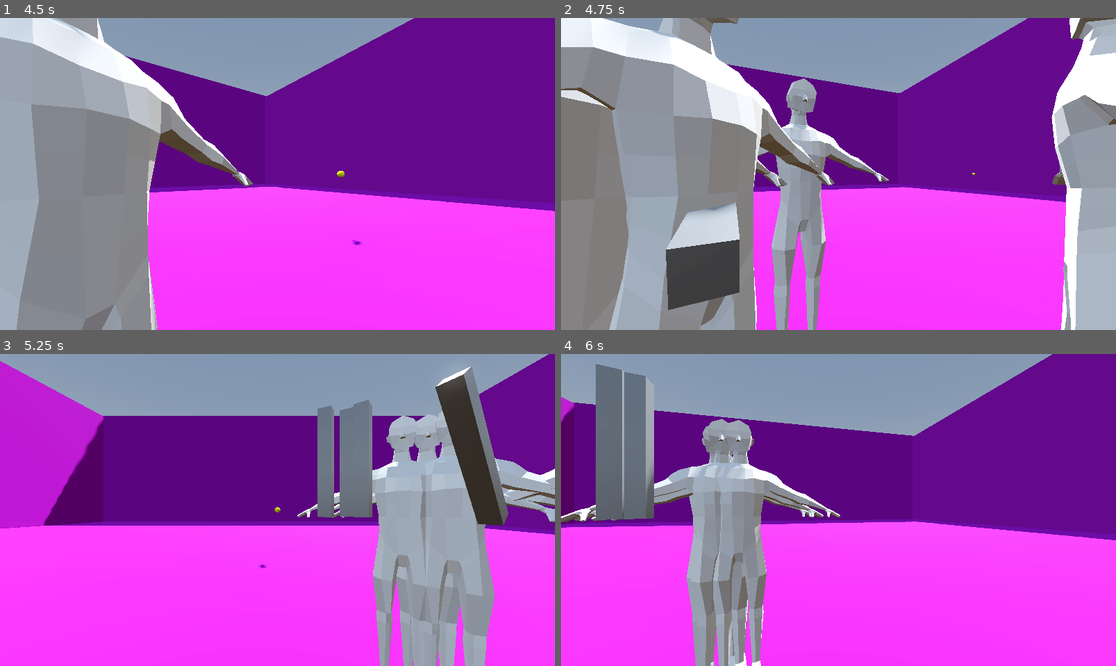
Above: before the commit, frames 1-4 (two rows, left to right).
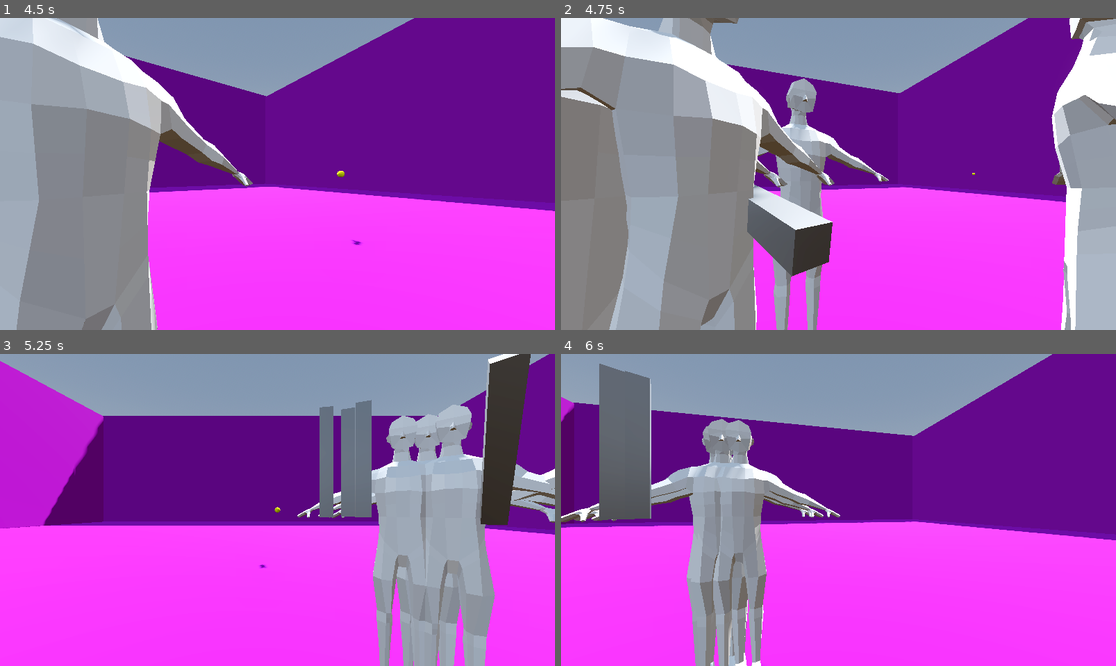
Above: after the commit, the same moments.

Repository: SeminixDev/pandora-boomer-shooter
Game: Godot game, scene res://World/world.tscn
The game is run twice, just before and just after one commit, with the same random seed, the same clock (stepped at 60 frames per second) and the same inputs.
Inputs:
- Up to frame 1 (4.5 s): tap Enter (ui_accept) at 0.5, 0.77, 1.52, 3.02, 3.77 s; hold Right (ui_right) 0.53-1.28 s; tap Z (shoot) every 0.75 s from 0.6 to 4.35 s; hold Down (ui_down) 1.28-2.03 s; hold Right (ui_right) 2.03-2.78 s; hold Up (ui_up) 2.78-3.53 s; hold Left (ui_left) from 3.53 s (still down)
- Up to frame 2 (4.75 s): keep holding Left (ui_left); tap Enter (ui_accept) at 4.52 s
- Up to frame 3 (5.25 s): release Left (ui_left) at 5.03 s; hold Down (ui_down) from 5.03 s (still down); tap Z (shoot) at 5.1 s
- Up to frame 4 (6 s): release Down (ui_down) at 5.78 s; hold Right (ui_right) from 5.78 s (still down); tap Z (shoot) at 5.85 s

Frame 1 is identical in both runs. In frame 2, 6.4% of the frame differs, in the area x 18-49%, y 53-94%; in frame 3, 5.6%; in frame 4, 1.3%.

Commit message:
Sword swings toward player

Diff:
--- a/Enemy/enemy.gd
+++ b/Enemy/enemy.gd
@@ -13,7 +13,8 @@
 
 @export_group("Dependencies")
 @onready var aggro_area: Area3D = %AggroArea
-@onready var animation_player: AnimationPlayer = $AnimationPlayer
+@onready var animation_player: AnimationPlayer = %AnimationPlayer
+@onready var sword_aim: Node3D = $SwordAim
 var target: Node3D = null
 
 # --- Common ---
@@ -72,6 +73,13 @@
 # --- Attacking ---
 
 func attack_target() -> void:
+	# Rotate the sword arm specifically to point exactly at the player's core
+	if is_instance_valid(target) and is_instance_valid(sword_aim):
+		var aim_position = target.global_position
+		aim_position.y = sword_aim.global_position.y
+		if sword_aim.global_position.distance_squared_to(aim_position) > 0.001:
+			sword_aim.look_at(aim_position, Vector3.UP)
+
 	if target is Player:
 		target.take_damage(attack_damage)
 		time_since_last_attack = 0.0
--- a/Enemy/enemy.tscn
+++ b/Enemy/enemy.tscn
@@ -5,8 +5,6 @@
 
 [sub_resource type="CylinderShape3D" id="CylinderShape3D_px1sc"]
 radius = 0.44921875
-
-[sub_resource type="SphereShape3D" id="SphereShape3D_px1sc"]
 
 [sub_resource type="BoxMesh" id="BoxMesh_sword"]
 size = Vector3(0.1, 0.8, 0.1)
@@ -19,10 +17,11 @@
 [sub_resource type="Animation" id="Animation_idle"]
 resource_name = "RESET"
 length = 0.001
+step = 0.0
 tracks/0/type = "value"
 tracks/0/imported = false
 tracks/0/enabled = true
-tracks/0/path = NodePath("SwordPivot:rotation")
+tracks/0/path = NodePath("SwordAim/SwordPivot:rotation")
 tracks/0/interp = 1
 tracks/0/loop_wrap = true
 tracks/0/keys = {
@@ -35,10 +34,11 @@
 [sub_resource type="Animation" id="Animation_swing"]
 resource_name = "attack_swing"
 length = 0.4
+step = 1.0
 tracks/0/type = "value"
 tracks/0/imported = false
 tracks/0/enabled = true
-tracks/0/path = NodePath("SwordPivot:rotation")
+tracks/0/path = NodePath("SwordAim/SwordPivot:rotation")
 tracks/0/interp = 2
 tracks/0/loop_wrap = true
 tracks/0/keys = {
@@ -50,9 +50,11 @@
 
 [sub_resource type="AnimationLibrary" id="AnimationLibrary_sword"]
 _data = {
-"RESET": SubResource("Animation_idle"),
-"attack_swing": SubResource("Animation_swing")
+&"RESET": SubResource("Animation_idle"),
+&"attack_swing": SubResource("Animation_swing")
 }
+
+[sub_resource type="SphereShape3D" id="SphereShape3D_px1sc"]
 
 [node name="Enemy" type="CharacterBody3D" unique_id=2141865840]
 collision_layer = 4
@@ -66,18 +68,19 @@
 [node name="Character" parent="." unique_id=677145848 instance=ExtResource("2_px1sc")]
 transform = Transform3D(0.615, 0, 0, 0, 0.615, 0, 0, 0, 0.615, 0, -0.9856733, 0)
 
-[node name="SwordPivot" type="Node3D" parent="."]
+[node name="SwordAim" type="Node3D" parent="." unique_id=465440509]
 transform = Transform3D(1, 0, 0, 0, 1, 0, 0, 0, 1, 0.5, 0.3, -0.3)
 
-[node name="SwordMesh" type="MeshInstance3D" parent="SwordPivot"]
+[node name="SwordPivot" type="Node3D" parent="SwordAim" unique_id=605871433]
+
+[node name="SwordMesh" type="MeshInstance3D" parent="SwordAim/SwordPivot" unique_id=2085266208]
 transform = Transform3D(1, 0, 0, 0, 1, 0, 0, 0, 1, 0, 0.4, 0)
 mesh = SubResource("BoxMesh_sword")
 surface_material_override/0 = SubResource("StandardMaterial3D_sword")
 
-[node name="AnimationPlayer" type="AnimationPlayer" parent="."]
-libraries = {
-"": SubResource("AnimationLibrary_sword")
-}
+[node name="AnimationPlayer" type="AnimationPlayer" parent="." unique_id=811718283]
+unique_name_in_owner = true
+libraries/ = SubResource("AnimationLibrary_sword")
 
 [node name="AggroArea" type="Area3D" parent="." unique_id=305742766]
 unique_name_in_owner = true
